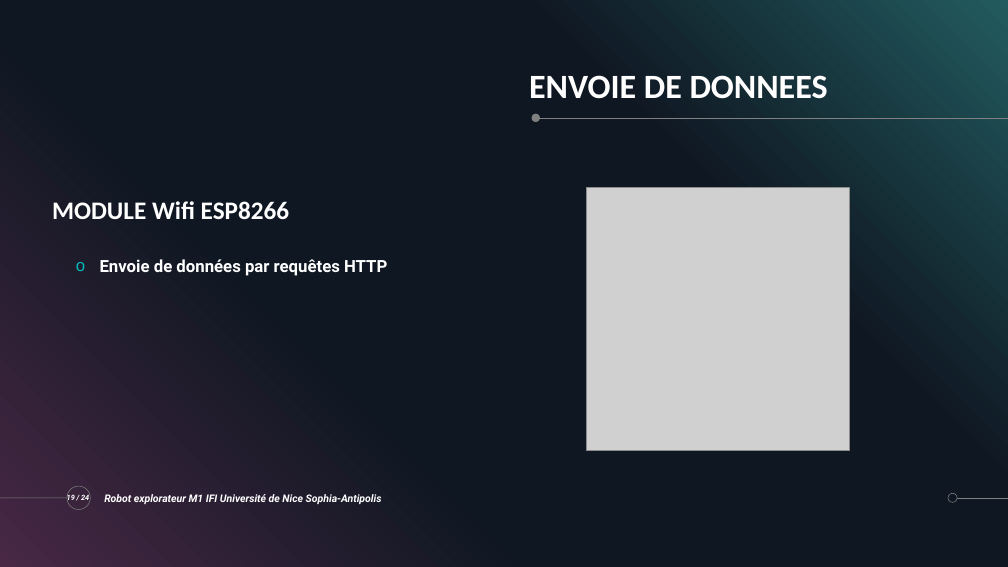
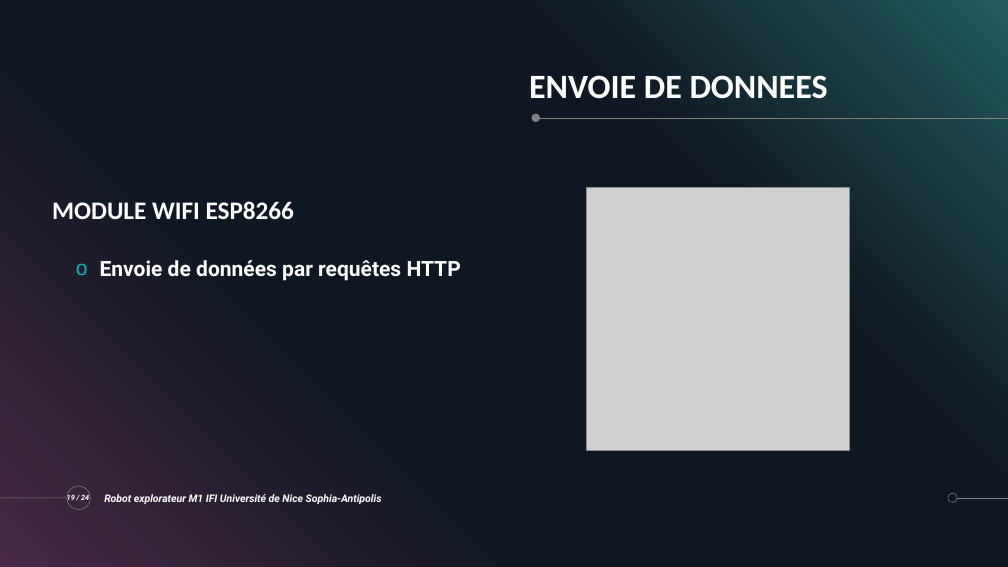
Before and after one commit to ChloeMaccarinelli/TER_M1_S2, a slide deck: slide 19 of doc/Diapo_LOTFI_MACCARINELLI_MARION.pptx. Drawn at 1008x567 pixels with LibreOffice and Linux fonts; fonts in the diff are those of the drawing; grey boxes stand for pictures. Boxes give left, top, right and bottom in pixels: in the first picture for what was removed or moved away, otherwise in the second. Text is boxed around its words. In the diff, an @@ line names an element or a change of style, - is before the commit and + after.

```diff
--- a/doc/Diapo_LOTFI_MACCARINELLI_MARION.pptx
+++ b/doc/Diapo_LOTFI_MACCARINELLI_MARION.pptx
@@ text at [52,201,294,219]: text changed @@
-MODULE Wifi ESP8266
+MODULE WIFI ESP8266
@@ text "Envoie de données par requêtes ..." at [100,260,461,281]: size 16 to 20 pt @@
```
Also in this commit, not shown: 19 other slides changed, 1 slide added, 1 slide removed.
